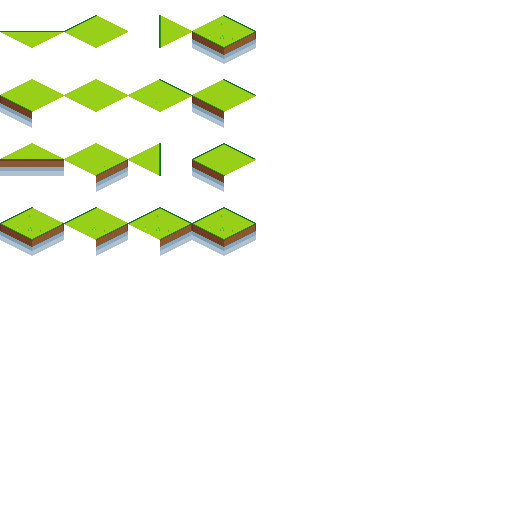
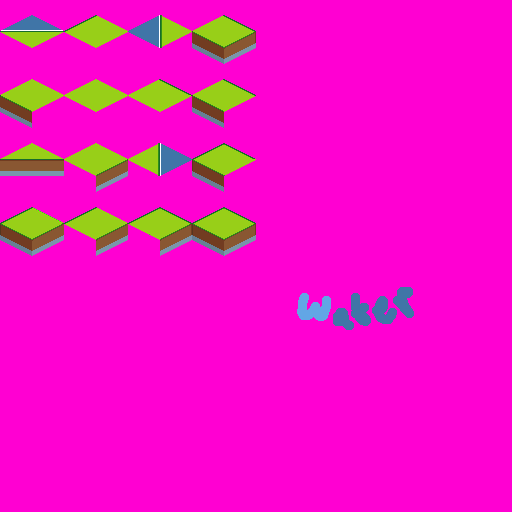
The second 512 x 512 image is a revision of the first. Changes to its layers:
painted on "Layer 11" over box(0, 15, 414, 330)
showed "Background" over box(0, 0, 512, 512)
